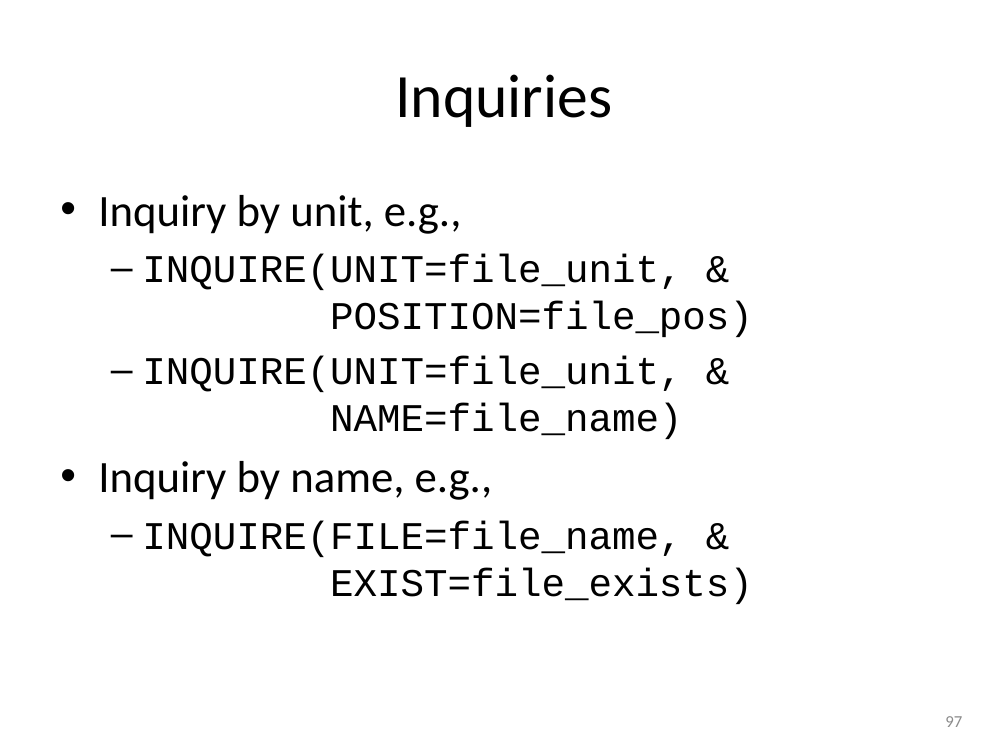
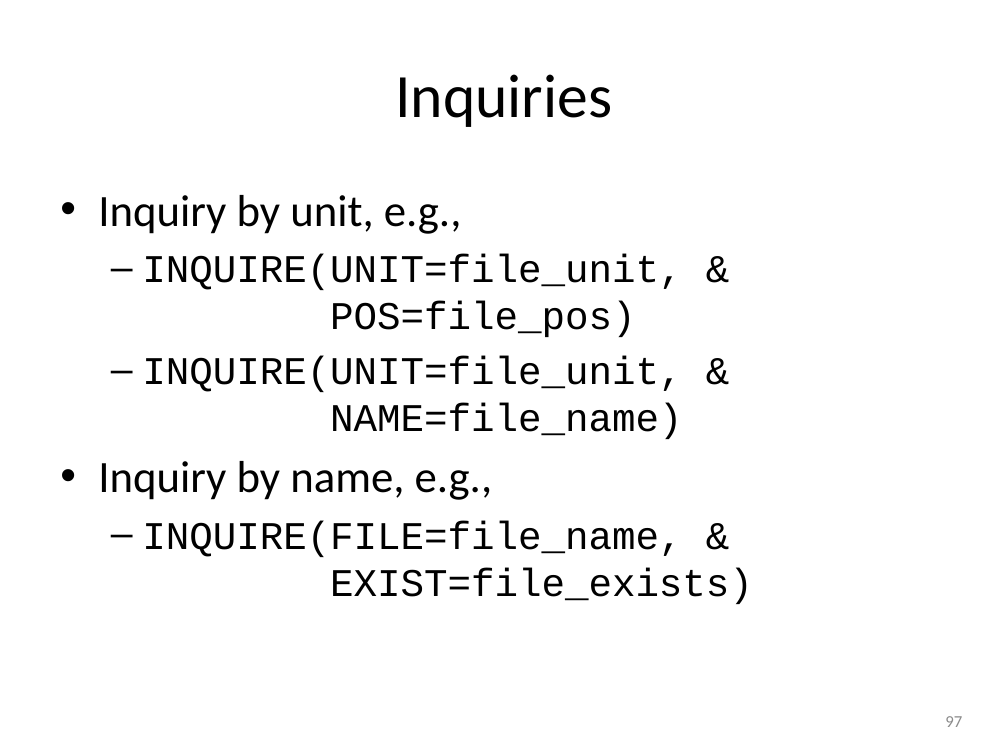
Before and after one commit to gjbex/Fortran-for-programmers, a slide deck: slide 97 of fortran_for_programmers.pptx. Drawn at 1008x756 pixels with LibreOffice and Linux fonts; fonts in the diff are those of the drawing. Boxes give left, top, right and bottom in pixels: in the first picture for what was removed or moved away, otherwise in the second. Text is boxed around its words. In the diff, an @@ line names an element or a change of style, - is before the commit and + after.

Commit message:
Fix typo

```diff
--- a/fortran_for_programmers.pptx
+++ b/fortran_for_programmers.pptx
@@ text at bbox=[142, 254, 682, 337]: text changed @@
-  – INQUIRE(UNIT=file_unit, &
-    POSITION=file_pos)
+  – INQUIRE(UNIT=file_unit, &
+    POS=file_pos)
```
